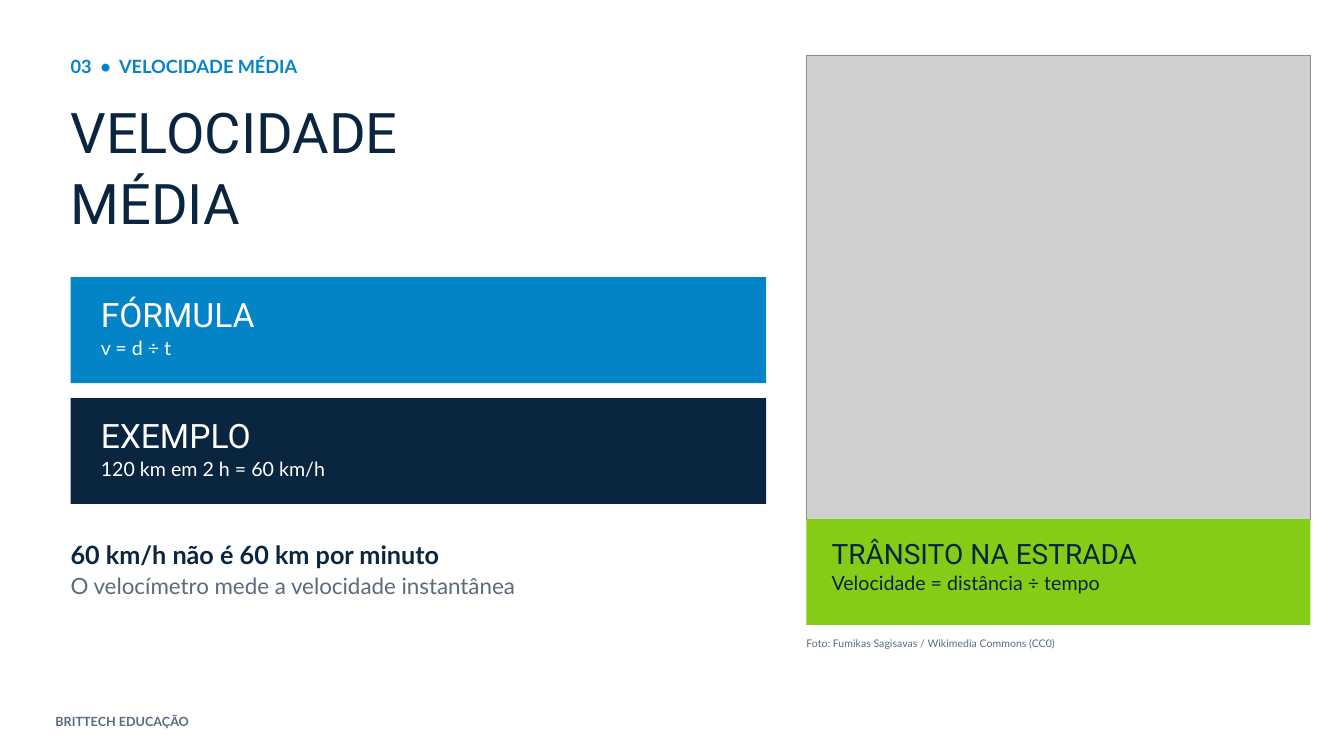
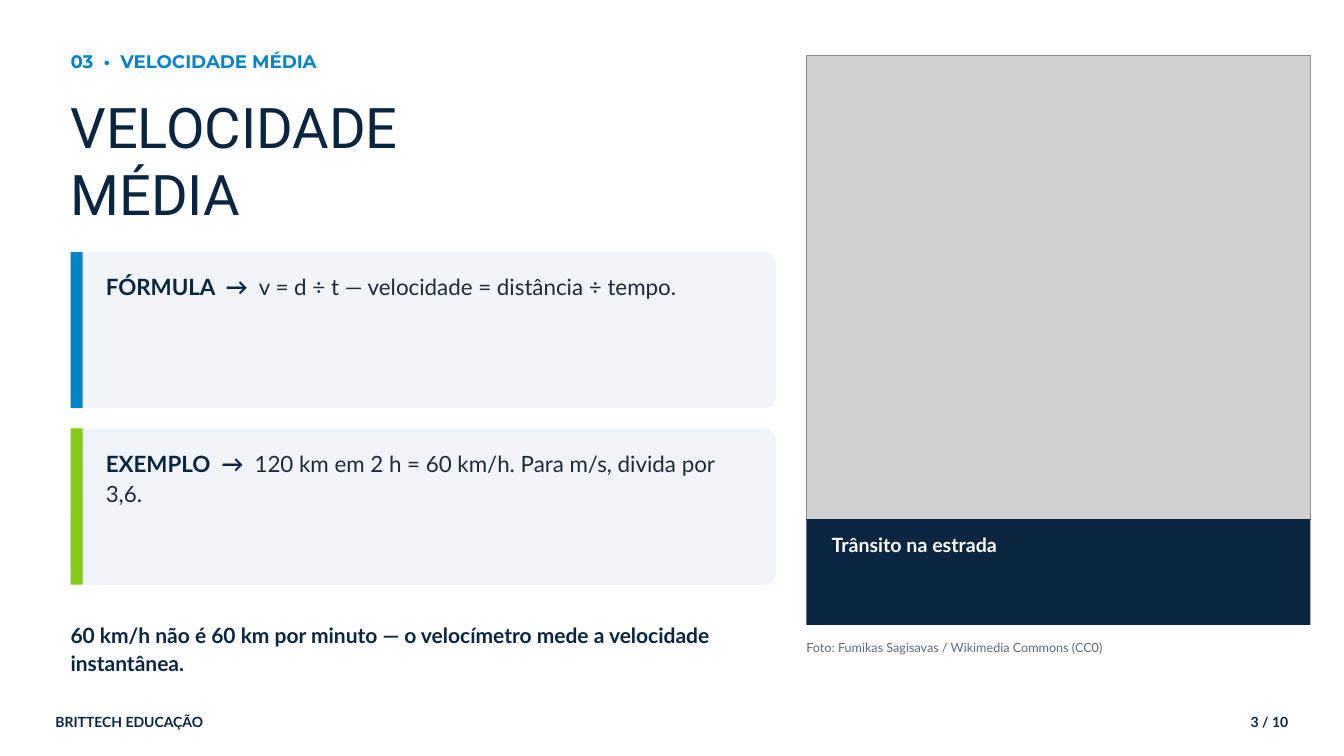
Before and after one commit to thiagollipe-web/brittech-educacao-aulas, a slide deck: slide 3 of ensino-medio/fisica-1serie-movimento-dia-a-dia.pptx. Drawn at 1344x756 pixels with LibreOffice and Linux fonts; fonts in the diff are those of the drawing; grey boxes stand for pictures. Boxes give left, top, right and bottom in pixels: in the first picture for what was removed or moved away, otherwise in the second. Text is boxed around its words. In the diff, an @@ line names an element or a change of style, - is before the commit and + after.

```diff
--- a/ensino-medio/fisica-1serie-movimento-dia-a-dia.pptx
+++ b/ensino-medio/fisica-1serie-movimento-dia-a-dia.pptx
@@ text "03 • VELOCIDADE MÉDIA" at [71,51,316,69]: font Lato to Montserrat @@
@@ text "VELOCIDADE" at [71,107,398,215]: line spacing 1.02 to 1; less space between paragraphs @@
@@ rounded rectangle added at [71,252,776,408], fill #F1F5F9 @@
@@ rectangle added at [71,252,83,408], fill #0284C7 @@
@@ rectangle removed at [71,277,766,383] @@
@@ text at [106,276,677,299]: text changed; size 24 to 16 pt; font Roboto to Lato; text colour #FFFFFF to #1E2A38 @@
-FÓRMULA
-v = d ÷ t
+FÓRMULA → v = d ÷ t — velocidade = distância ÷ tempo.
@@ rectangle removed at [71,398,766,504] @@
@@ rounded rectangle added at [71,429,776,585], fill #F1F5F9 @@
@@ rectangle added at [71,429,83,585], fill #84CC16 @@
@@ text at [106,455,715,505]: text changed; size 14 to 16 pt; text colour #FFFFFF to #1E2A38 @@
-EXEMPLO
-120 km em 2 h = 60 km/h
+EXEMPLO → 120 km em 2 h = 60 km/h. Para m/s, divida por 3,6.
@@ rectangle at [807,519,1311,625]: fill #84CC16 to #0A2540 @@
@@ text at [832,537,997,552]: text changed; text colour #0A2540 to #FFFFFF; bold on @@
-TRÂNSITO NA ESTRADA
-Velocidade = distância ÷ tempo
+Trânsito na estrada
@@ text at [71,627,709,671]: text changed; size 16 to 15 pt; text colour #5A6B7D to #0A2540; bold on @@
-60 km/h não é 60 km por minuto
-O velocímetro mede a velocidade instantânea
+60 km/h não é 60 km por minuto — o velocímetro mede a velocidade instantânea.
@@ text "Foto: Fumikas Sagisavas / Wikimedia ..." at [806,642,1102,655]: size 7.5 to 9 pt, text colour #5A6B7D to #5B6B7A @@
@@ text "BRITTECH EDUCAÇÃO" at [55,715,204,730]: size 9 to 10 pt, text colour #5A6B7D to #0A2540 @@
@@ text added at [1251,716,1288,727], 10 pt, text #0A2540, bold @@
+3 / 10
```
Also in this commit, not shown: 3 other slides changed, 6 slides added, 4 slides removed, 4 other files.
